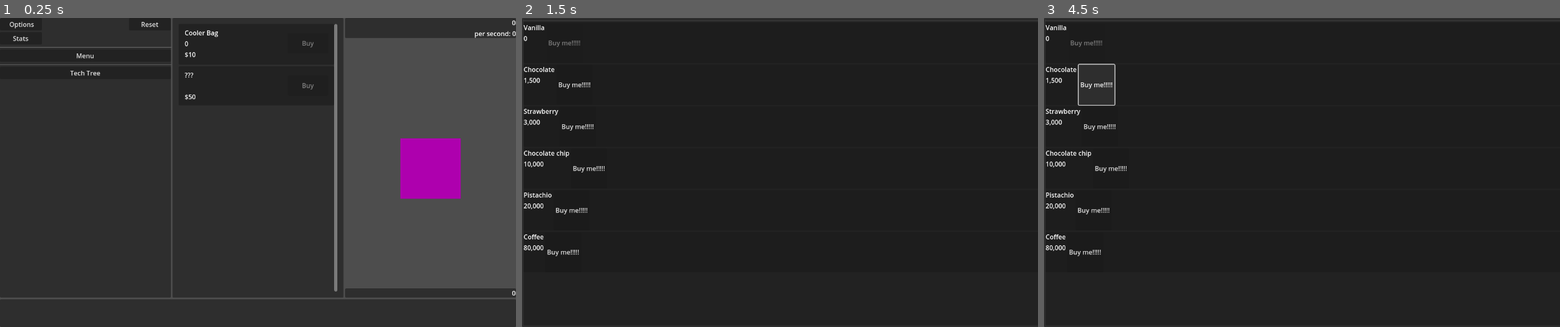
Above: before the commit, frames 1-3 (left to right).
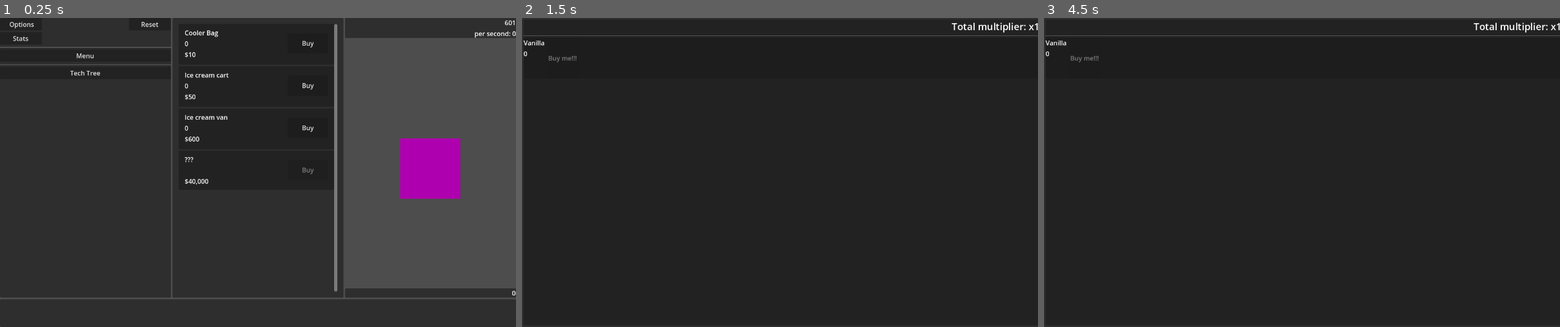
Above: after the commit, the same moments.

Repository: O-39889/tmic
Game: Godot game, scene res://scenes/Main.tscn
Two runs of this game, one before a commit and one after it. Both use one fixed random seed, a clock stepped at 60 frames per second and the inputs below.
Inputs (mouse positions are in pixels of both pictures, inside the frame that each line leads up to):
- Up to frame 1 (0.25 s): no input
- Up to frame 2 (1.5 s): click "Menu" at 0.5 s; click "Stats" at 1.25 s
- Up to frame 3 (4.5 s): click "Tech Tree" at 2 s; click (1472, 169) at 2.75 s; click (1353, 42) at 3.5 s, where only the run after the commit has a clickable "Buy"; click (1095, 85) at 4.25 s, where only the run before the commit has a clickable "Buy me!!!!!"

The runs differ from the first frame. In frame 1, 0.3% of the frame differs, in the area x 35-100%, y 0-54%; in frame 2, 1.5%; in frame 3, 1.6%, in the area x 0-100%, y 0-78%.

Commit message:
Kind of implement flavour purchasing?

Diff:
--- a/data/flavours.json
+++ b/data/flavours.json
@@ -43,8 +43,8 @@
 		"short_name": "coffee",
 		"full_name": "Coffee",
 		"description": "It doesn't quite taste like coffee, neither does it actually have any caffeine, although for some people who don't usually drink coffee these are the actual reasons they buy it. Surprisingly popular in some northeastern US states and Patagonia.",
-		"price": 80000,
-		"unlocked_at": 10000,
+		"price": 60000,
+		"unlocked_at": 16000,
 		"bonus": 0.01,
 	},
 ]
--- a/scenes/FlavourCard.tscn
+++ b/scenes/FlavourCard.tscn
@@ -22,4 +22,6 @@
 
 [node name="Button" type="Button" parent="HBoxContainer"]
 layout_mode = 2
-text = "Buy me!!!!!"
+text = "Buy me!!!"
+
+[connection signal="pressed" from="HBoxContainer/Button" to="." method="_on_button_pressed"]
--- a/scenes/flavour_menu_test.tscn
+++ b/scenes/flavour_menu_test.tscn
@@ -1,6 +1,9 @@
-[gd_scene load_steps=2 format=3 uid="uid://bet7oy137py8u"]
+[gd_scene load_steps=3 format=3 uid="uid://bet7oy137py8u"]
 
 [ext_resource type="Script" path="res://scripts/flavour_menu.gd" id="1_i3ewc"]
+
+[sub_resource type="LabelSettings" id="LabelSettings_wbpc7"]
+font_size = 24
 
 [node name="FlavourMenuTest" type="PanelContainer"]
 custom_minimum_size = Vector2(1280, 720)
@@ -18,6 +21,14 @@
 layout_mode = 2
 alignment = 1
 
+[node name="Label" type="Label" parent="VBoxContainer"]
+layout_mode = 2
+tooltip_text = "This is the total multiplier given by all your purchased flavours. The flavour multipliers stack multiplicatively with each other and with other multipliers."
+text = "Total multiplier: x1"
+label_settings = SubResource("LabelSettings_wbpc7")
+horizontal_alignment = 2
+vertical_alignment = 1
+
 [node name="Spacer" type="HSeparator" parent="VBoxContainer"]
 layout_mode = 2
 size_flags_vertical = 4
--- a/scripts/EventBus.gd
+++ b/scripts/EventBus.gd
@@ -3,4 +3,6 @@
 
 signal business_purchased(business: Business, amount: int);
 signal upgrade_purchased(business: Business, upgrade: Upgrade);
+signal flavour_purchased(flavour: Flavour);
 signal update_framerule;
+signal update_slow;
--- a/scripts/FlavourCard.gd
+++ b/scripts/FlavourCard.gd
@@ -1,7 +1,23 @@
 class_name FlavourCard extends PanelContainer;
 
 
+# like this fur now
+enum FlavourState {
+	UNLOCKED,
+	PURCHASED,
+};
+
+
 var flavour: Flavour;
+@onready var state : FlavourState = (FlavourState.PURCHASED
+	if flavour.purchased else FlavourState.UNLOCKED):
+		get:
+			return state;
+		set(value):
+			if value == FlavourState.UNLOCKED:
+				pass
+			elif value == FlavourState.PURCHASED:
+				$HBoxContainer/Button.text = 'Purchased!';
 
 
 func _ready():
@@ -17,5 +33,11 @@
 
 
 func _process(delta):
-	$HBoxContainer/Button.disabled = (flavour.price < Game.counter
-		or flavour.purchased);
+	$HBoxContainer/Button.disabled = (flavour.price > Game.counter
+		or state == FlavourState.PURCHASED);
+
+
+func _on_button_pressed():
+	if Game.counter >= flavour.price:
+		state = FlavourState.PURCHASED;
+		EventBus.flavour_purchased.emit(flavour);
--- a/scripts/Game.gd
+++ b/scripts/Game.gd
@@ -72,5 +72,10 @@
 func purchase_flavour(f: Flavour):
 	assert(not f.purchased, 'This flavour ' + f.short_name + ' is already purrchased');
 	f.purchased = true;
+	Game.counter -= f.price;
 	# ???
-	purchased_flavours.insert(purchased_flavours.bsearch(f, false), f);
+	purchased_flavours.insert(purchased_flavours.bsearch_custom(
+		f, func(arr_item: Flavour, needle: Flavour): return arr_item.id < needle.id,
+		false
+	), f);
+	multipliers['flavours'] *= 1.0 + f.bonus;
--- a/scripts/Main.gd
+++ b/scripts/Main.gd
@@ -31,6 +31,7 @@
 # Called when the node enters the scene tree for the first time.
 func _ready():
 	print("Main scene loaded");
+	Game.counter = 601;
 	clickme.clicked.connect(_on_clicked);
 	get_window().min_size = Vector2i(1024, 768);
 	# no!! should actually only add the unlocked ones
@@ -44,6 +45,7 @@
 		previous = b_node;
 	EventBus.business_purchased.connect(_on_business_purchased);
 	EventBus.upgrade_purchased.connect(_on_upgrade_purchased);
+	EventBus.flavour_purchased.connect(_on_flavour_purchased);
 
 
 # for updating UI stuff (counters etc)
@@ -129,6 +131,11 @@
 				print("I am an Ice cream van upgrade");
 
 
+func _on_flavour_purchased(f: Flavour):
+	print(f.full_name);
+	Game.purchase_flavour(f);
+
+
 func _on_clicked():
 	handle_click();
 
--- a/scripts/flavour_menu.gd
+++ b/scripts/flavour_menu.gd
@@ -1,15 +1,37 @@
 extends PanelContainer;
+
+
+static var card_packed : PackedScene = preload("res://scenes/FlavourCard.tscn");
+
+var unlocked_flavours : Array;
+
+@onready var flavour_list := $VBoxContainer/ScrollContainer/FlavourList;
 
 
 # Called when the node enters the scene tree for the first time.
 func _ready():
-	for f in Game.flavours_arr:
-		var card : FlavourCard = load("res://scenes/FlavourCard.tscn").instantiate();
-		card.flavour = f;
-		$VBoxContainer/ScrollContainer/FlavourList.add_child(card);
-		print(card.flavour.full_name);
+	EventBus.update_framerule.connect(_update_flavour_list);
+	for f in Game.flavours_arr.filter(func(f : Flavour):
+			return Game.counter_all_time >= f.unlocked_at):
+		add_flavour(f);
+
+
+func add_flavour(f: Flavour):
+	unlocked_flavours.append(f);
+	var card : FlavourCard = card_packed.instantiate();
+	card.flavour = f;
+	flavour_list.add_child(card);
 
 
 # Called every frame. 'delta' is the elapsed time since the previous frame.
 func _process(delta):
 	pass
+
+
+func _update_flavour_list():
+	for f in Game.flavours_arr:
+		if f not in unlocked_flavours and Game.counter_all_time >= f.unlocked_at:
+			add_flavour(f);
+	$VBoxContainer/Label.text = 'Total multiplier: x' + Globals.format_num(
+		Game.multipliers['flavours'], 3
+	);
